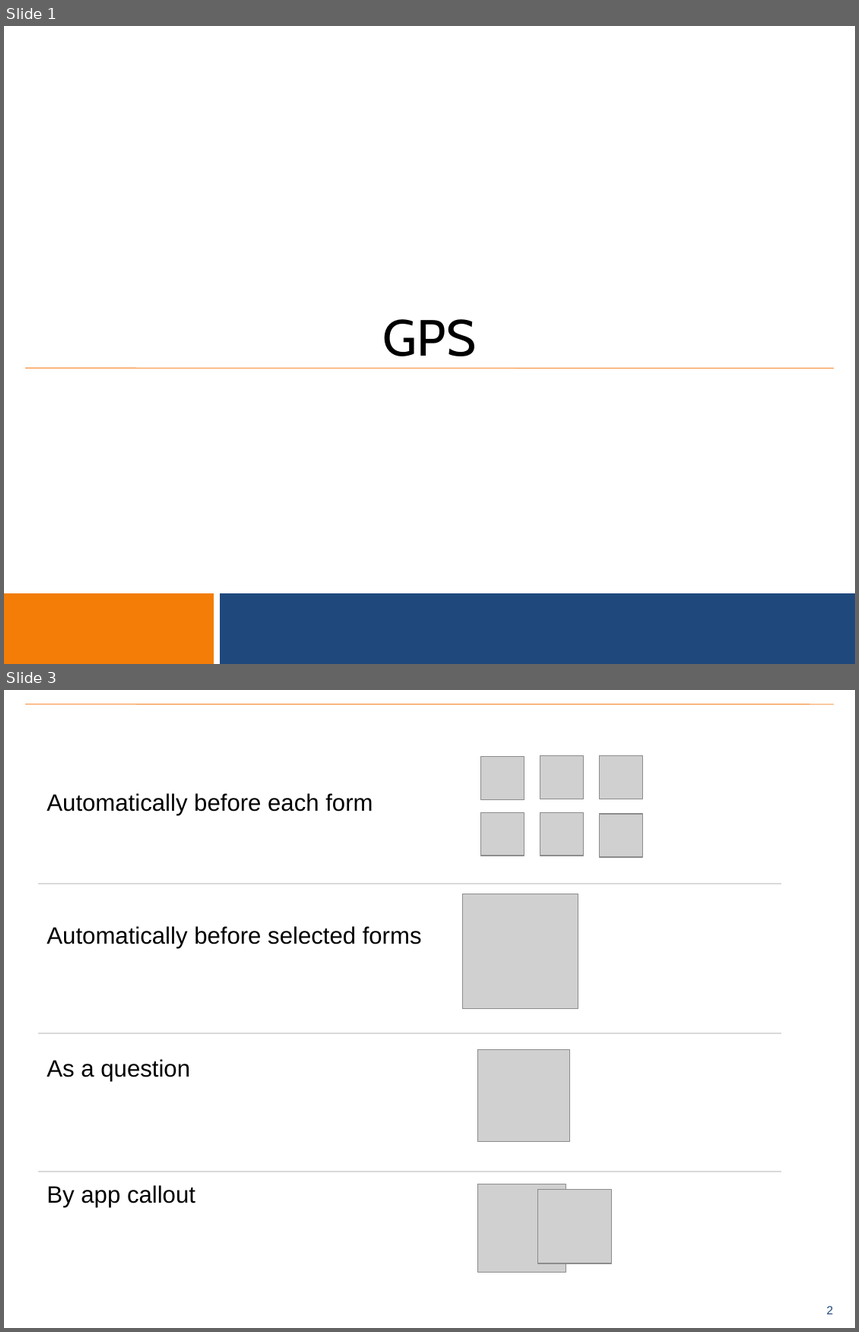
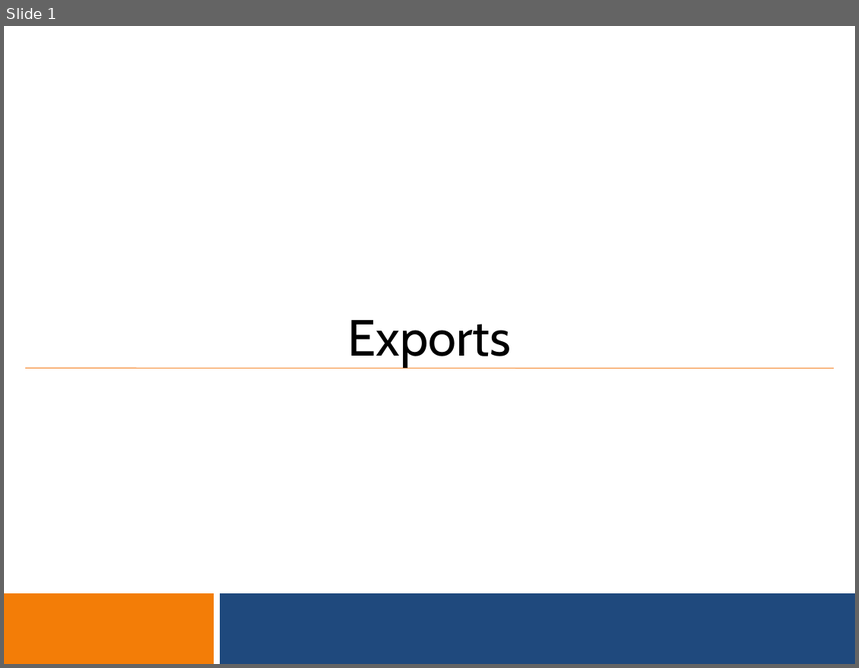
Before and after one commit to benrudolph/exi-training, a slide deck: Exports/exports.pptx. Shown one above the other, each under a label of ours: slides 1 and 3 before the commit, slide 1 after it; the slides between them are not shown. The pictures are 859x1332 and 859x668 pixels, drawn with LibreOffice and Linux fonts; fonts in the diff are those of the drawing; grey boxes stand for pictures; background and template pictures are left out. Boxes give left, top, right and bottom in pixels: in the first picture for what was removed or moved away, otherwise in the second. Text is boxed around its words. In the diff, an @@ line names an element or a change of style, - is before the commit and + after.

```diff
--- a/Exports/exports.pptx
+++ b/Exports/exports.pptx
@@ slide 3 removed at bbox=[4, 690, 855, 1328], background #FFFFFF; not listed: 1 template element that a slide beside it also shows @@
@@ line removed from (25, 704) to (834, 704) @@
@@ picture removed at bbox=[481, 756, 524, 799] @@
@@ picture removed at bbox=[541, 756, 584, 799] @@
@@ picture removed at bbox=[600, 756, 643, 799] @@
@@ text removed at bbox=[47, 793, 373, 816] @@
-Automatically before each form
@@ picture removed at bbox=[481, 812, 524, 856] @@
@@ picture removed at bbox=[541, 812, 584, 856] @@
@@ picture removed at bbox=[600, 815, 643, 858] @@
@@ line removed from (39, 884) to (781, 884) @@
@@ picture removed at bbox=[463, 894, 578, 1009] @@
@@ text removed at bbox=[47, 926, 422, 949] @@
-Automatically before selected forms
@@ line removed from (39, 1034) to (781, 1034) @@
@@ picture removed at bbox=[478, 1049, 570, 1141] @@
@@ text removed at bbox=[47, 1059, 190, 1082] @@
-As a question
@@ line removed from (39, 1172) to (781, 1172) @@
@@ text removed at bbox=[47, 1186, 196, 1208] @@
-By app callout
@@ picture removed at bbox=[478, 1185, 566, 1272] @@
@@ picture removed at bbox=[538, 1189, 612, 1264] @@
@@ slide 1 changed as well @@
@@ subtitle at bbox=[348, 320, 511, 367]: text changed @@
-GPS
+Exports
```
Also in this commit, not shown: 1 other slide changed, 4 slides added, 3 other slides removed, 1 other file.
